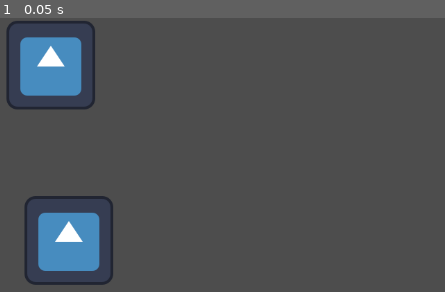
Above: before the commit, frame 1.
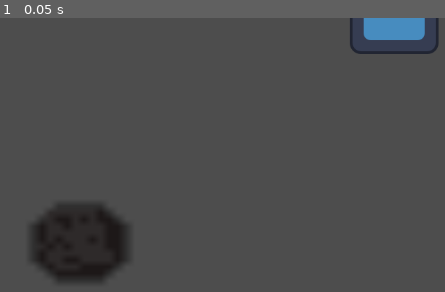
Above: after the commit, the same moment.

Repository: Demofritos/CannonBall
Game: Godot game, scene res://world.tscn
The game is run twice, just before and just after one commit, with the same random seed, the same clock (stepped at 60 frames per second) and the same inputs. The engine's default icon, where the game draws it, is replaced by a stand-in: a white triangle on a blue panel in a dark square.
Inputs:
- Up to frame 1 (0.05 s): no input

The runs differ from the first frame. In frame 1, 11% of the frame differs, in the area x 1-99%, y 0-98%.

Commit message:
wsdfghjklo

Diff:
--- a/player.gd
+++ b/player.gd
@@ -9,3 +9,4 @@
 func _ready():
 	falling = false
 	flying = false
+	position = START_POS
--- a/world.tscn
+++ b/world.tscn
@@ -1,6 +1,7 @@
 [gd_scene format=3 uid="uid://ckavqb25bdaul"]
 
 [ext_resource type="Texture2D" uid="uid://4q335xxs2p" path="res://icon.svg" id="1_fj7yv"]
+[ext_resource type="Texture2D" uid="uid://2iyduajlwna8" path="res://asdfghjkl.png" id="2_aqk2v"]
 [ext_resource type="Script" uid="uid://dpgvna4rykwpu" path="res://player.gd" id="2_tlwt5"]
 
 [node name="World" type="Node2D" unique_id=1307264536]
@@ -13,8 +14,10 @@
 [node name="Camera2D" type="Camera2D" parent="Player" unique_id=942260911]
 position = Vector2(11, 3)
 
-[node name="CharacterBody2D" type="Sprite2D" parent="Player" unique_id=1846033061]
-texture = ExtResource("1_fj7yv")
+[node name="CharacterBody2D" type="Sprite2D" parent="Player" unique_id=104646403]
+position = Vector2(16, 4.0000134)
+scale = Vector2(12.15625, 9.78125)
+texture = ExtResource("2_aqk2v")
 
 [node name="CollisionShape2D" type="CollisionShape2D" parent="Player" unique_id=1356604765]
 
Binary file added: asdfghjkl.png
Not shown, added: asdfghjkl.png.import
